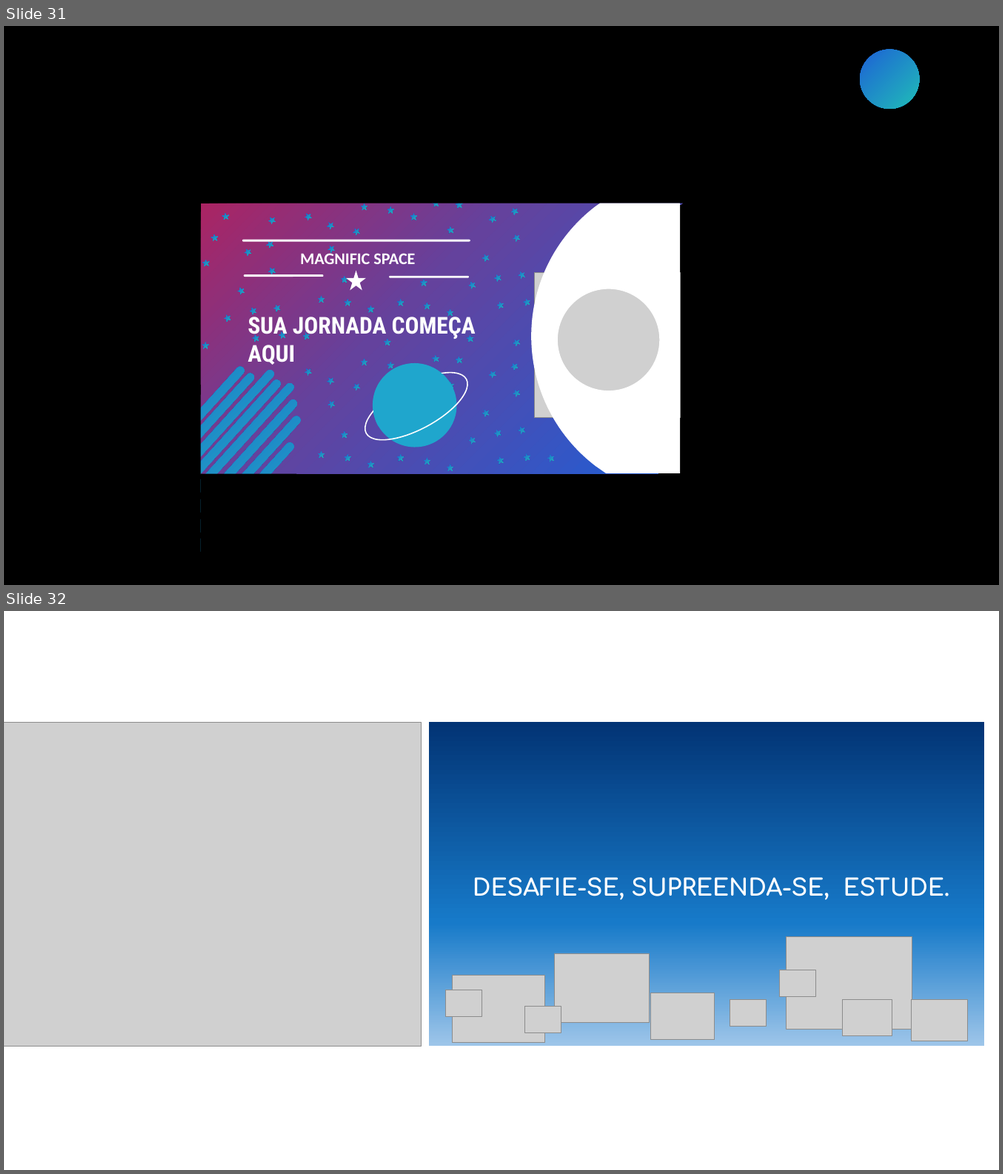
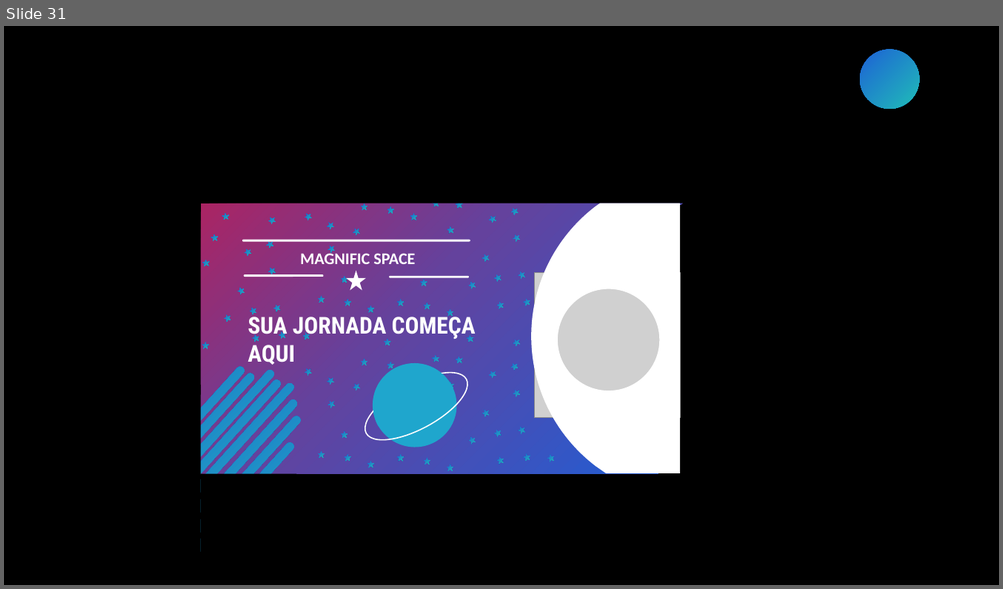
Before and after one commit to MateusPVicente/Projeto-PP, a slide deck: Stud+/modelos/Logos.pptx. Shown one above the other, each under a label of ours: slides 31 and 32 before the commit, slide 31 after it. The pictures are 1003x1174 and 1003x589 pixels, drawn with LibreOffice and Linux fonts; fonts in the diff are those of the drawing; grey boxes stand for pictures. Boxes give left, top, right and bottom in pixels: in the first picture for what was removed or moved away, otherwise in the second. Text is boxed around its words. In the diff, an @@ line names an element or a change of style, - is before the commit and + after.

```diff
--- a/Stud+/modelos/Logos.pptx
+++ b/Stud+/modelos/Logos.pptx
@@ slide 32 removed at bbox=[4, 611, 999, 1170], background #FFFFFF @@
@@ picture removed at bbox=[4, 722, 421, 1047] @@
@@ group removed at bbox=[429, 722, 984, 1046]: 10 pictures, 1 rectangle, 1 text @@
-DESAFIE-SE, SUPREENDA-SE, ESTUDE.
```
Also in this commit, not shown: 2 slides changed, 2 slides added, 1 other slide removed, 16 other files.
